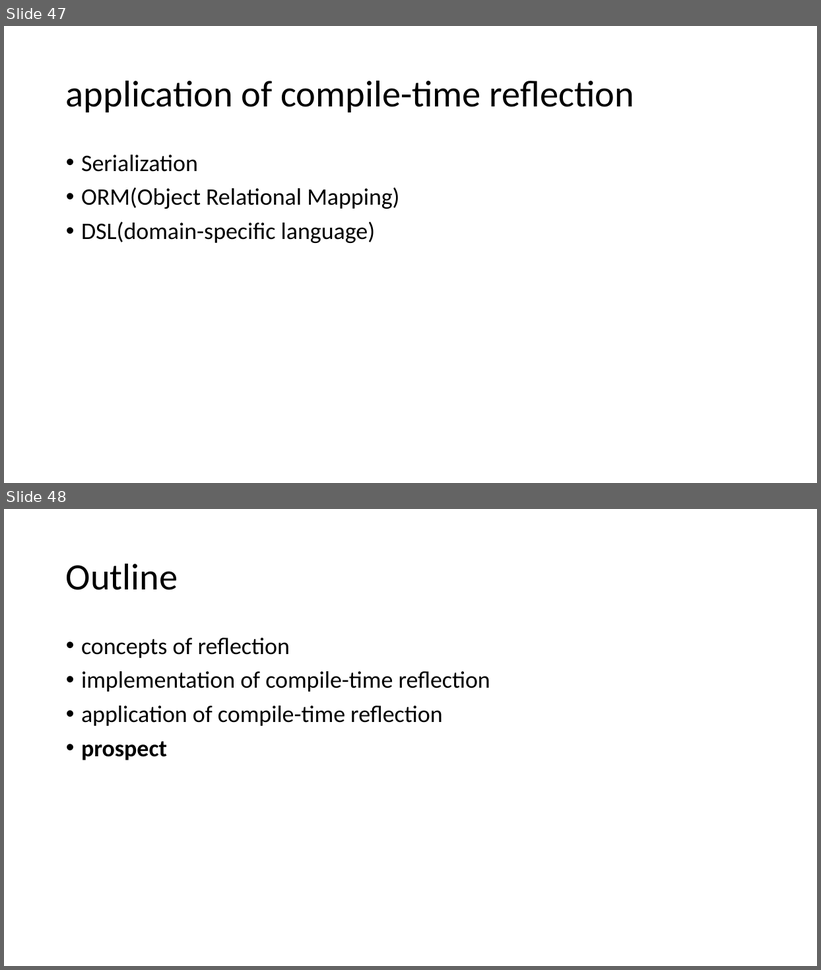
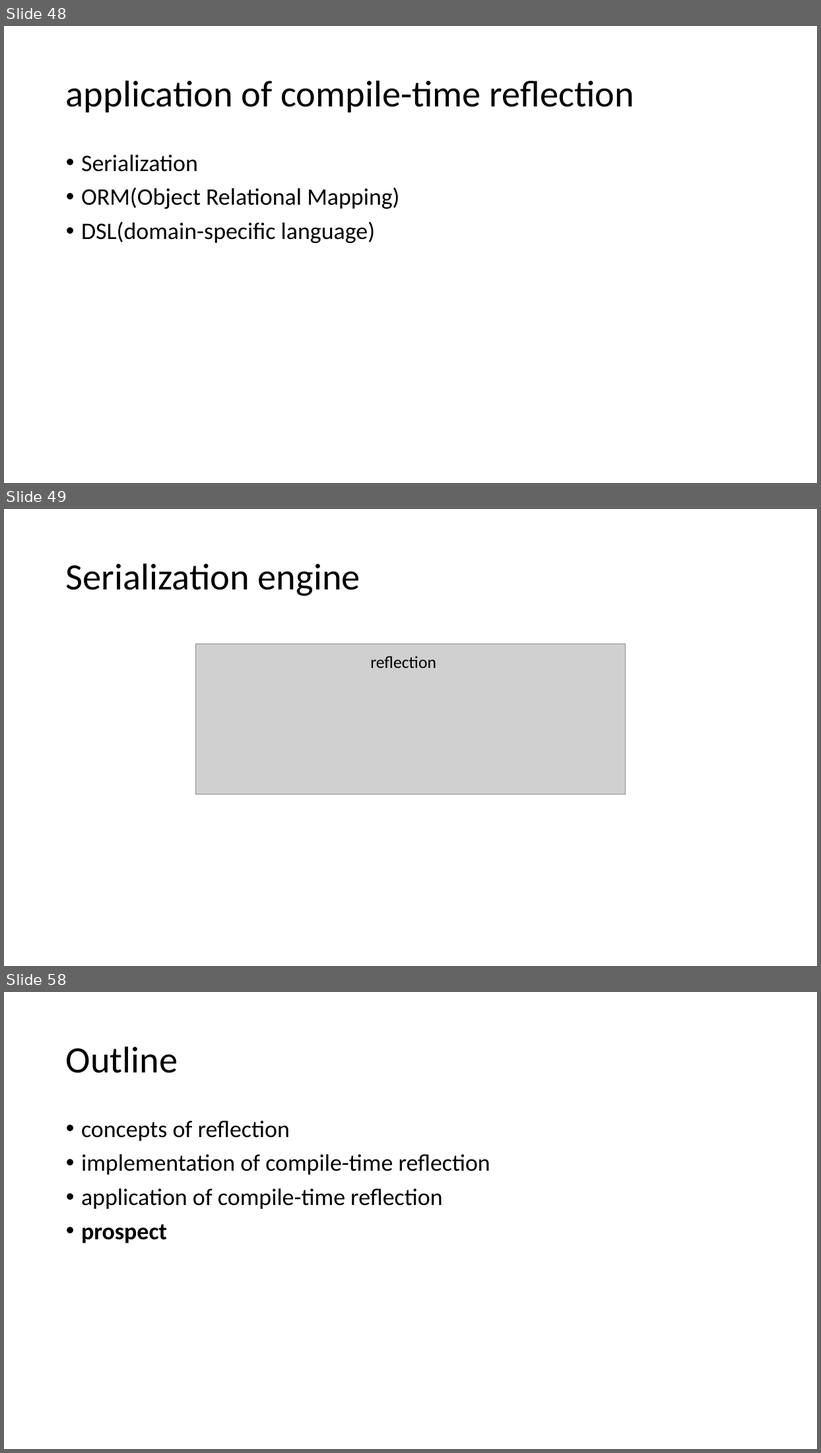
Before and after one commit to qicosmos/cppcon2017, a slide deck: cppcon2017.pptx. Shown one above the other, each under a label of ours: slides 47 and 48 before the commit, slides 48, 49 and 58 after it; the slides between them are not shown. The pictures are 821x970 and 821x1453 pixels, drawn with LibreOffice and Linux fonts; fonts in the diff are those of the drawing; grey boxes stand for pictures. Boxes give left, top, right and bottom in pixels: in the first picture for what was removed or moved away, otherwise in the second. Text is boxed around its words. In the diff, an @@ line names an element or a change of style, - is before the commit and + after.

```diff
--- a/cppcon2017.pptx
+++ b/cppcon2017.pptx
@@ slide 49 added at box(4, 509, 817, 966), background #FFFFFF @@
@@ title added at box(66, 563, 360, 596), 44 pt, text #000000 @@
+Serialization engine
@@ picture added at box(195, 644, 626, 795) @@
@@ text added at box(370, 656, 436, 668), 20 pt, text #000000 @@
+reflection
@@ what was slide 47 is now slide 48 @@
@@ what was slide 48 is now slide 58 @@
```
Also in this commit, not shown: 1 slide changed, 9 other slides added.
